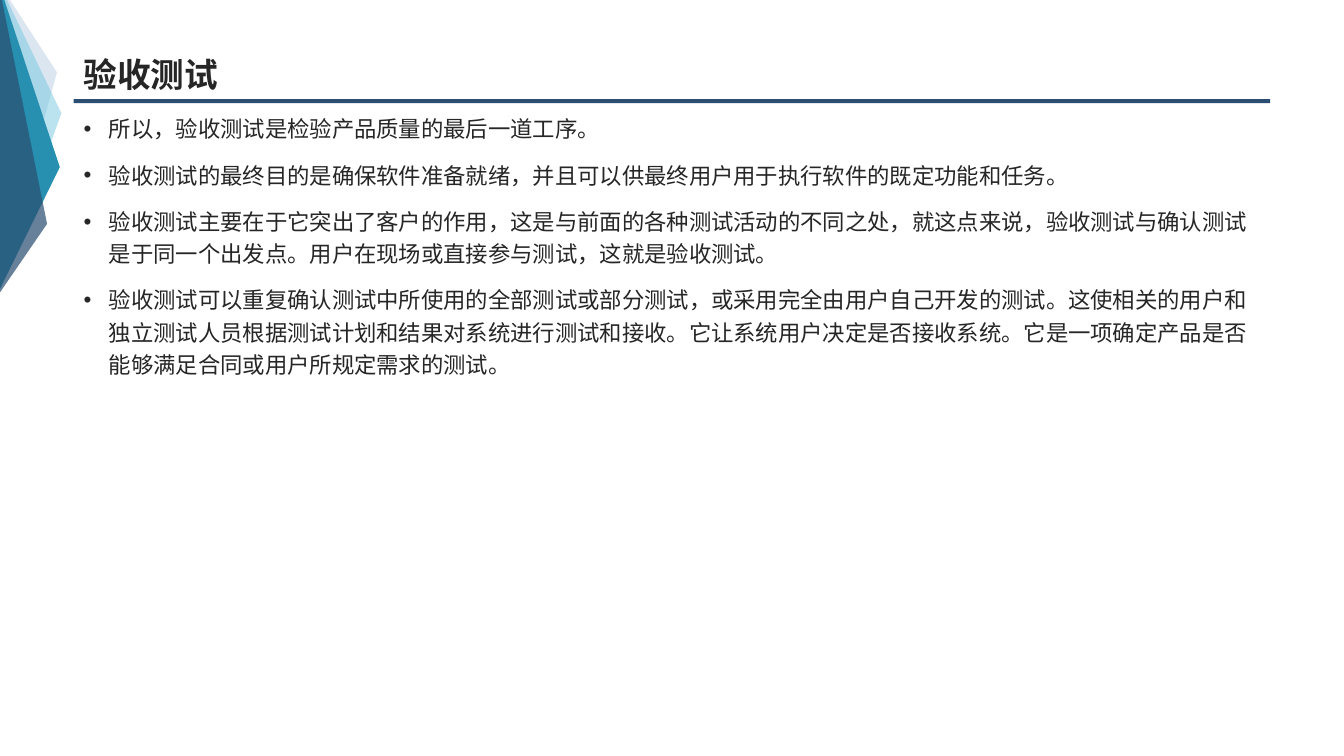
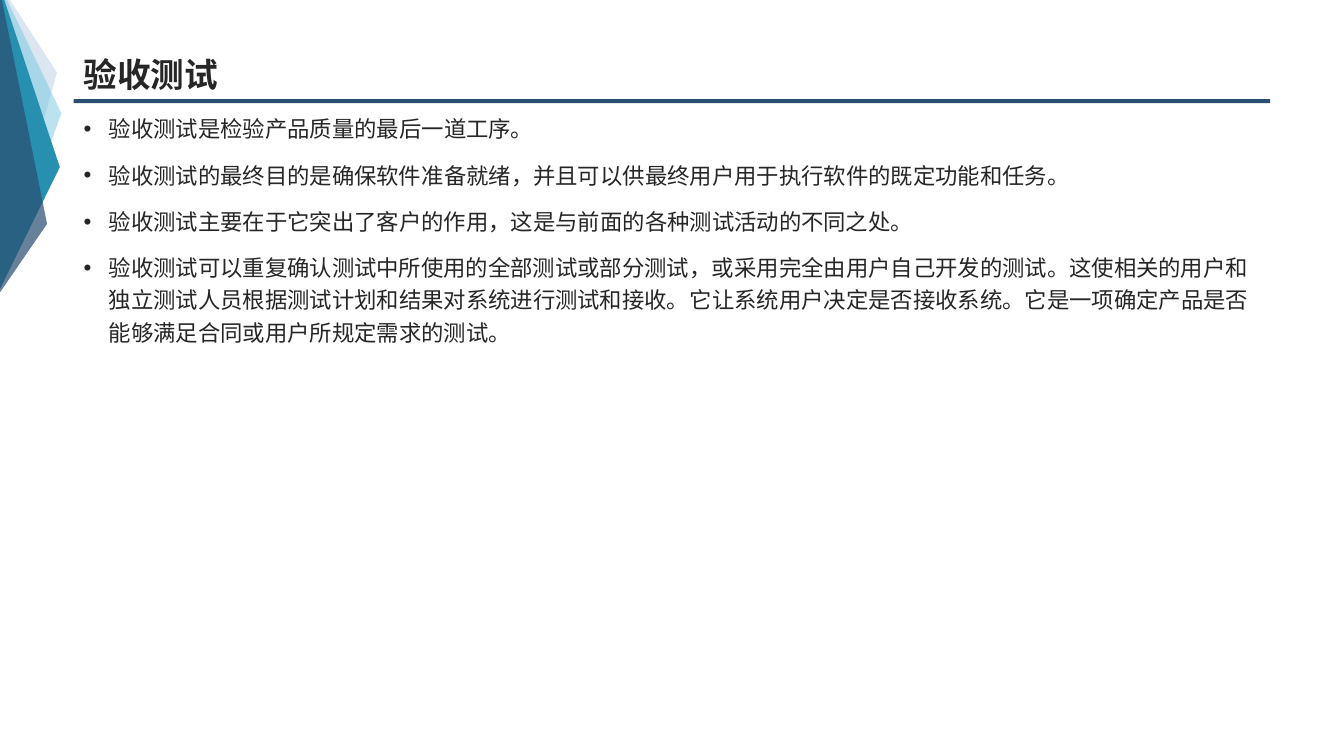
Before and after one commit to group-fourteen/G14-, a slide deck: slide 10 of 翻转课堂/7.5确认测试.ppt. Drawn at 1344x756 pixels with LibreOffice and Linux fonts; fonts in the diff are those of the drawing. Boxes give left, top, right and bottom in pixels: in the first picture for what was removed or moved away, otherwise in the second. Text is boxed around its words. In the diff, an @@ line names an element or a change of style, - is before the commit and + after.

```diff
--- a/翻转课堂/7.5确认测试.ppt
+++ b/翻转课堂/7.5确认测试.ppt
@@ text at (109, 118, 533, 139): text changed @@
-• 所以，验收测试是检验产品质量的最后一道工序。
+• 验收测试是检验产品质量的最后一道工序。
@@ text at (109, 211, 913, 232): text changed @@
-• 验收测试主要在于它突出了客户的作用，这是与前面的各种测试活动的不同之处，就这点来说，验收测试与确认测试是于同一个出发点。用户在现场或直接参与测试，这就是验收测试。
+• 验收测试主要在于它突出了客户的作用，这是与前面的各种测试活动的不同之处。
```
Also in this commit, not shown: 40 other slides changed, 6 slides added, 1 slide removed.
